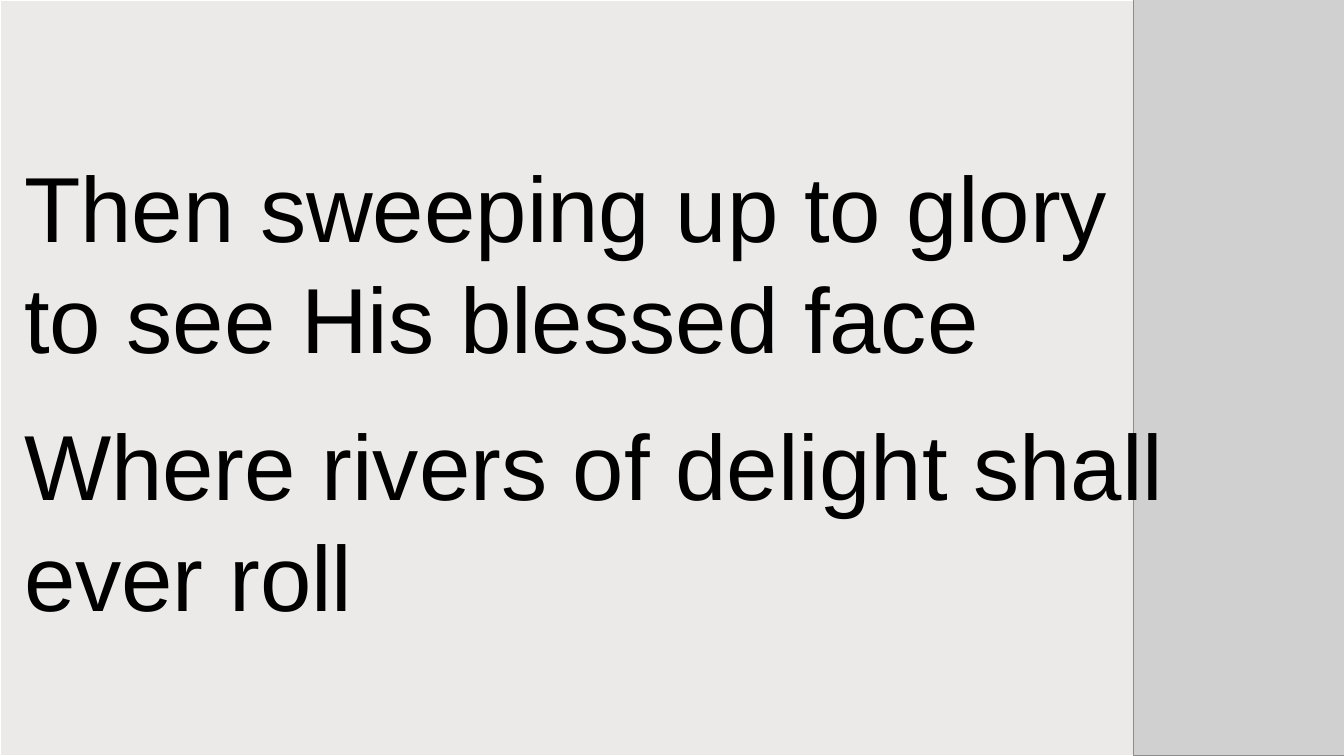
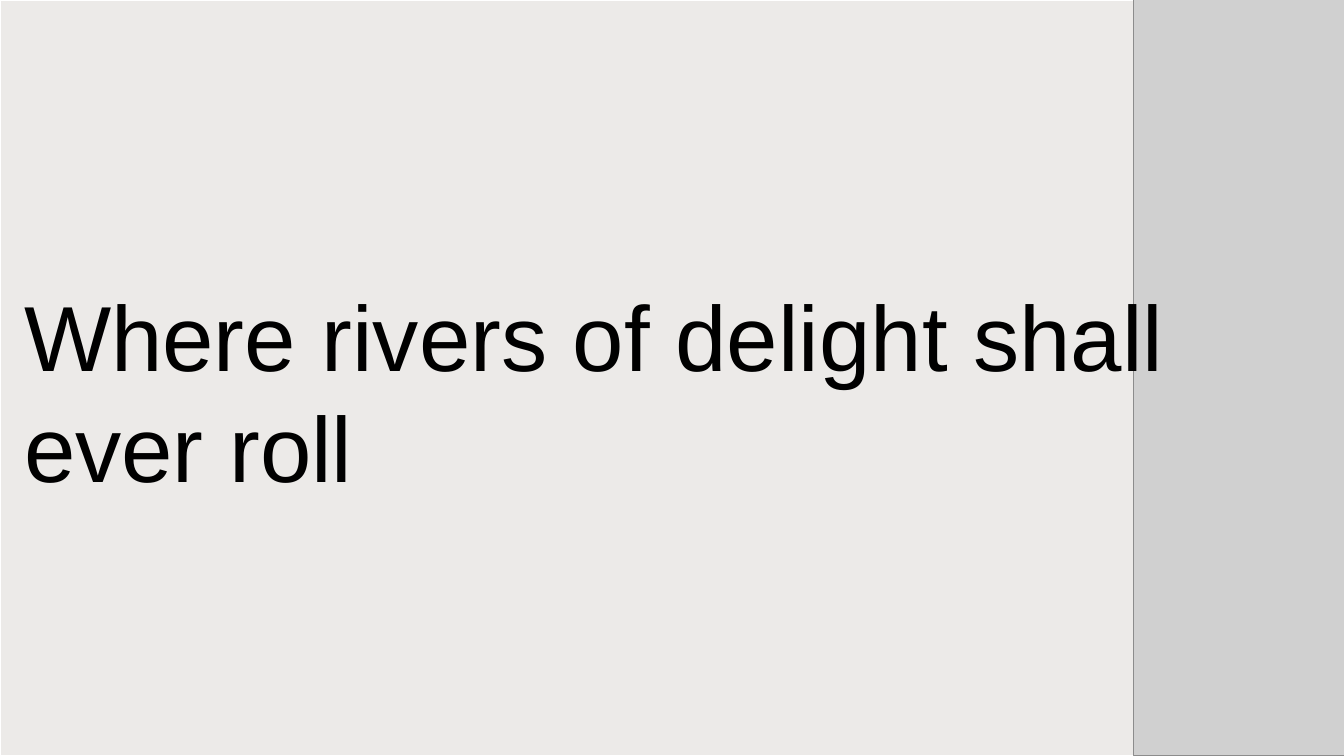
Before and after one commit to gwfrench164-collab/worship_slides, a slide deck: slide 153 of dev_out/decks/songs_test.pptx (slide 149 before the commit). Drawn at 1344x756 pixels with LibreOffice and Linux fonts; fonts in the diff are those of the drawing; grey boxes stand for pictures. Boxes give left, top, right and bottom in pixels: in the first picture for what was removed or moved away, otherwise in the second. Text is boxed around its words. In the diff, an @@ line names an element or a change of style, - is before the commit and + after.

```diff
--- a/dev_out/decks/songs_test.pptx
+++ b/dev_out/decks/songs_test.pptx
@@ text at (24,175,1107,354): paragraphs removed @@
-Then sweeping up to glory
-to see His blessed face
@@ text at (24,298,1163,388): less space between paragraphs @@
```
Also in this commit, not shown: 28 other slides changed, 8 slides added, 4 slides removed, 18 other files.
